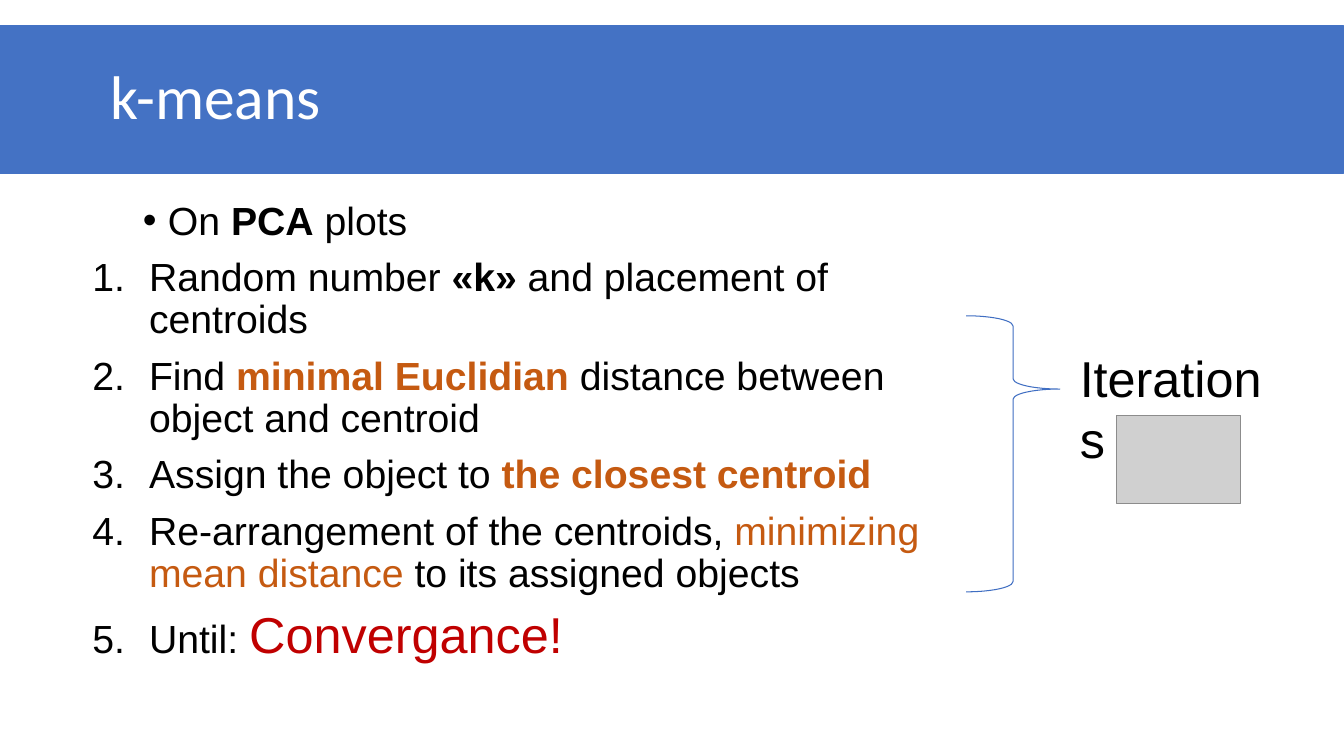
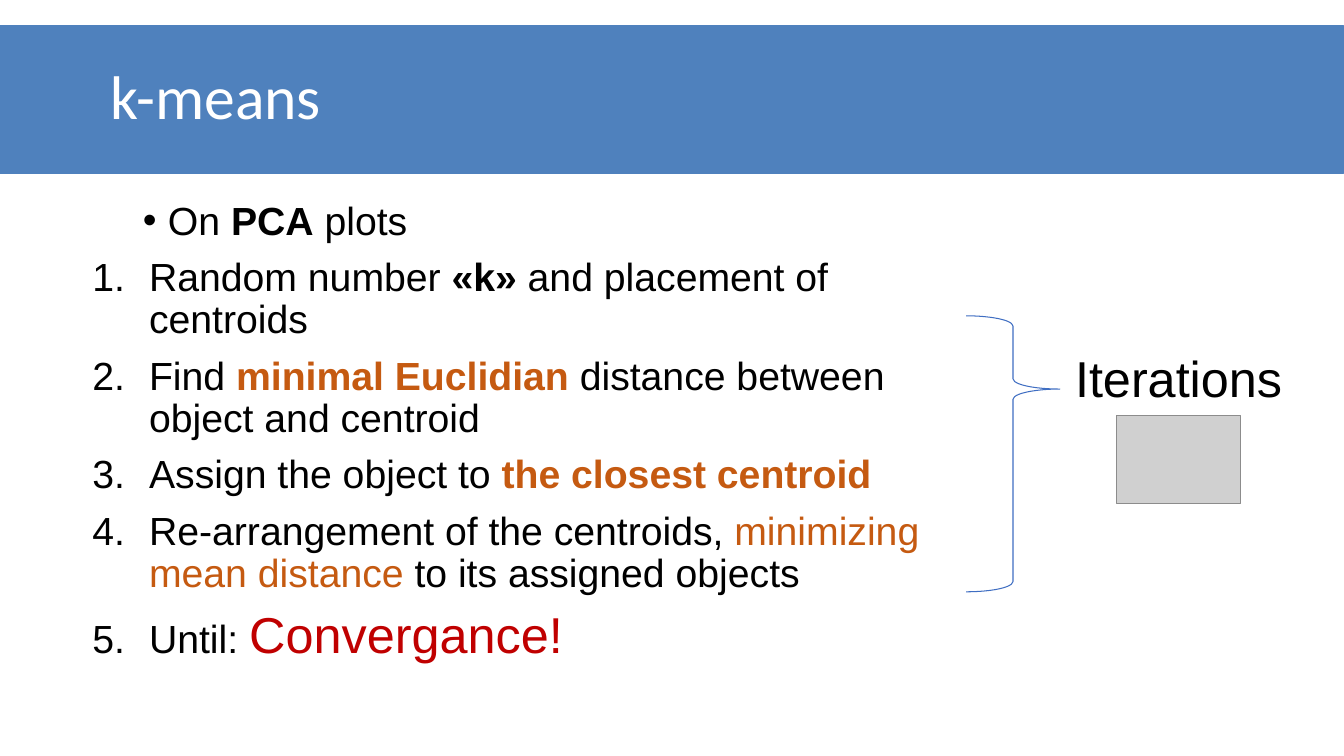
Before and after one commit to datascience-mobi/group-01-project-4-1, a slide deck: slide 3 of K-means clustering.pptx. Drawn at 1344x756 pixels with LibreOffice and Linux fonts; fonts in the diff are those of the drawing; grey boxes stand for pictures. Boxes give left, top, right and bottom in pixels: in the first picture for what was removed or moved away, otherwise in the second. Text is boxed around its words. In the diff, an @@ line names an element or a change of style, - is before the commit and + after.

```diff
--- a/K-means clustering.pptx
+++ b/K-means clustering.pptx
@@ rectangle "k-means" at bbox=[0, 27, 1344, 173]: fill #4472C4 to #4F81BD; outline #4472C4 2 pt to #4F81BD 2 pt @@
@@ right brace at bbox=[967, 316, 1061, 592]: outline #3F6FC3 0.75 pt to #3F6EC2 0.75 pt @@
@@ text "Iterations" rewrapped from bbox=[1070, 343, 1288, 414] to bbox=[1075, 360, 1282, 398] @@
```
Also in this commit, not shown: 6 other slides changed.
